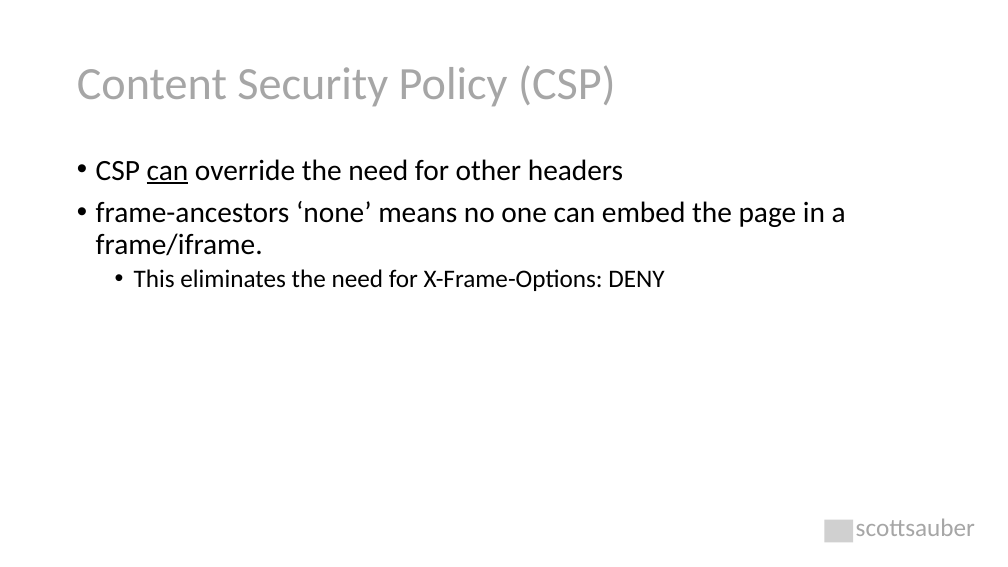
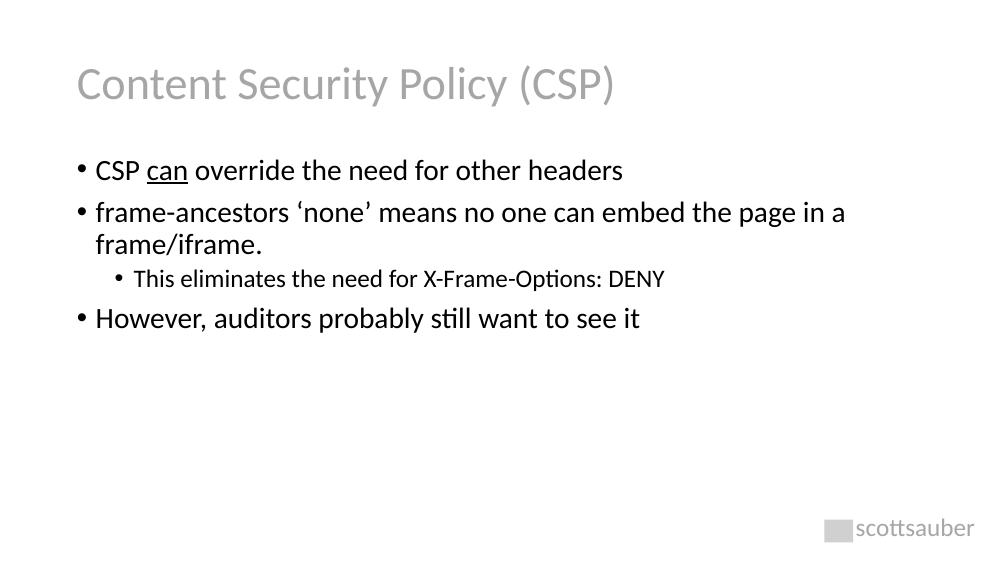
Before and after one commit to nirzaf/DotNetWorkShopTalk, a slide deck: slide 38 of 2021-05-04-MNDevelopersConference-SecurityHeaders/Security Headers Explained.pptx. Drawn at 1008x567 pixels with LibreOffice and Linux fonts; fonts in the diff are those of the drawing; grey boxes stand for pictures. Boxes give left, top, right and bottom in pixels: in the first picture for what was removed or moved away, otherwise in the second. Text is boxed around its words. In the diff, an @@ line names an element or a change of style, - is before the commit and + after.

```diff
--- a/2021-05-04-MNDevelopersConference-SecurityHeaders/Security Headers Explained.pptx
+++ b/2021-05-04-MNDevelopersConference-SecurityHeaders/Security Headers Explained.pptx
@@ text at (96, 307, 641, 333): paragraph added @@
+• However, auditors probably still want to see it
```
Also in this commit, not shown: 12 other slides changed, 1 other file.
